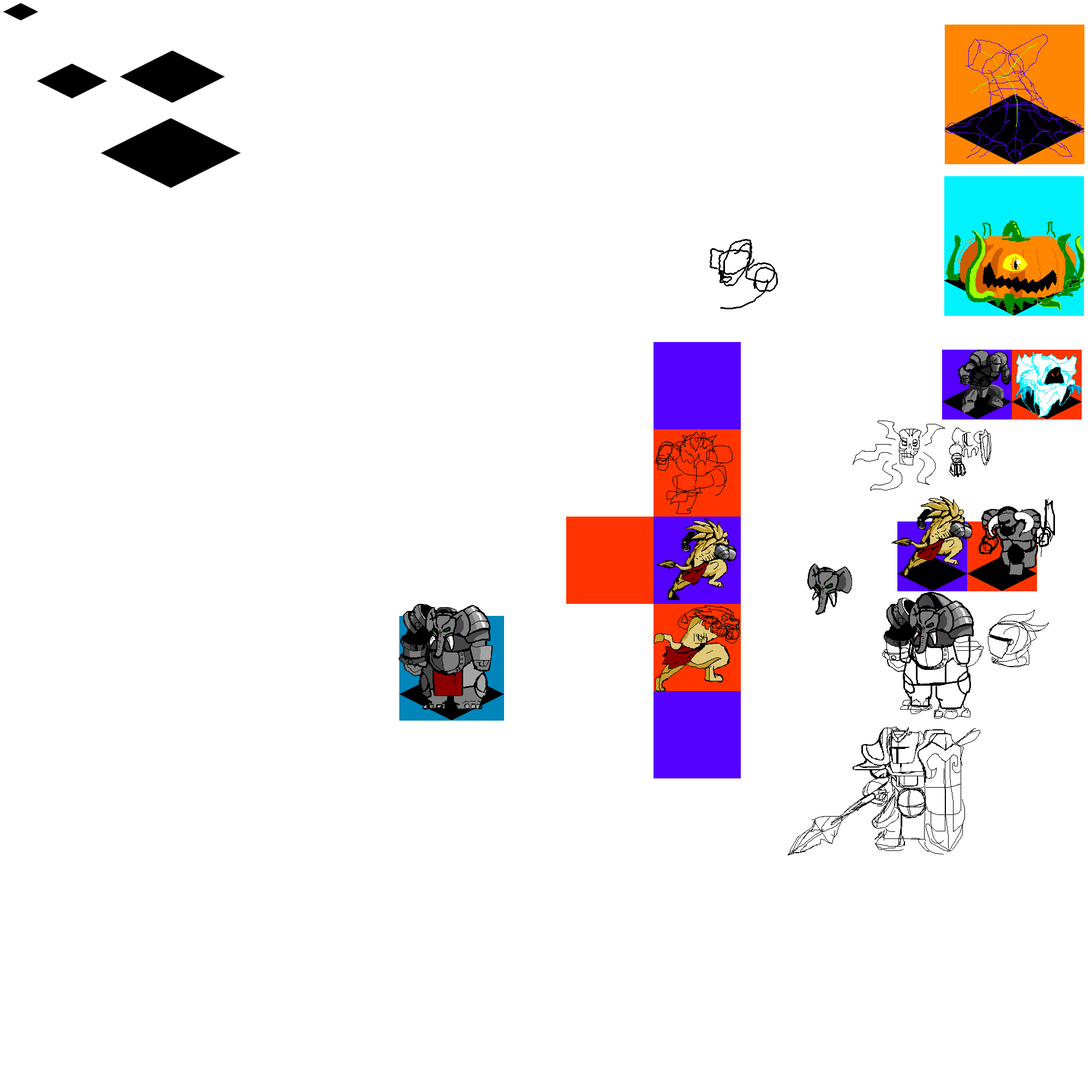
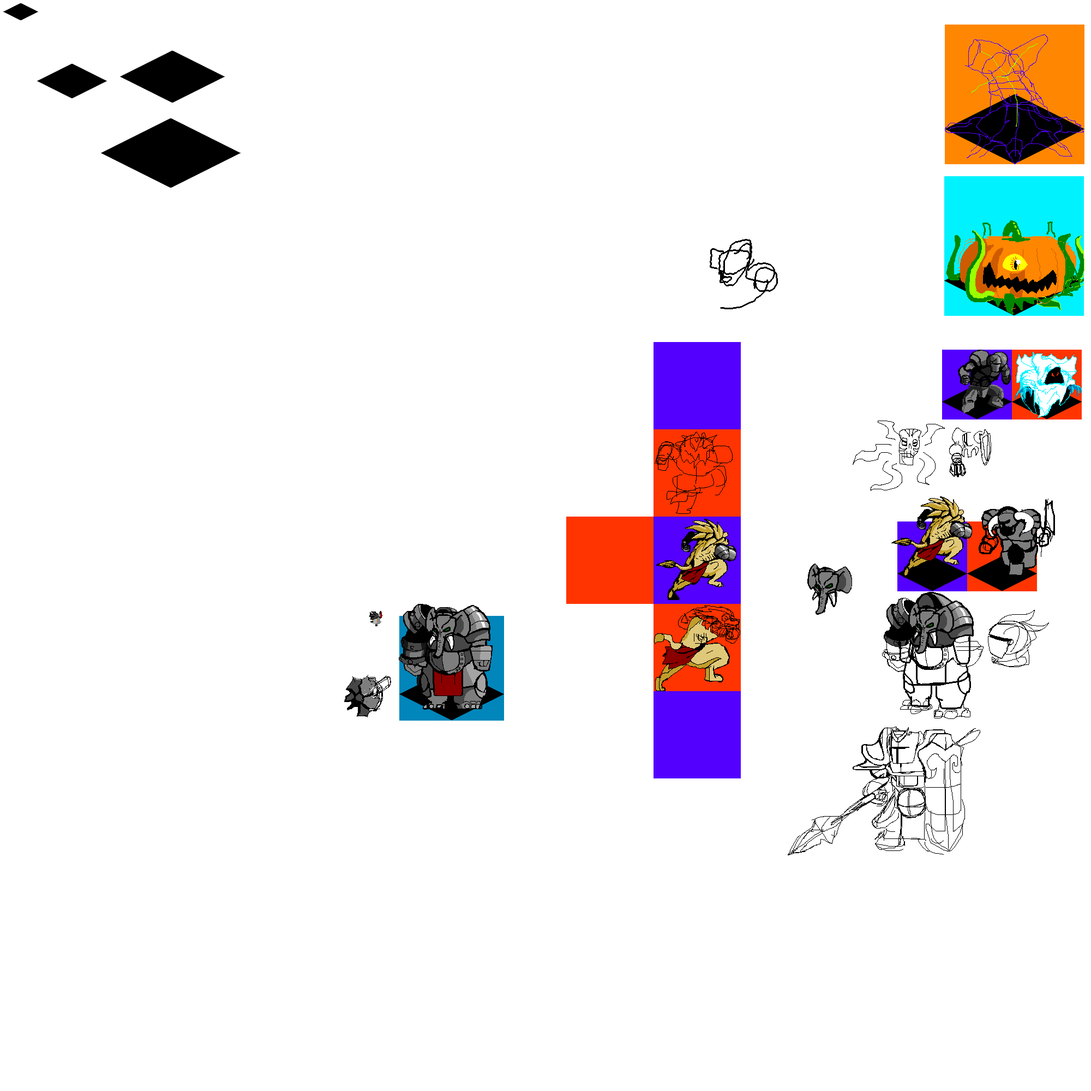
The second w=1091, h=1091 image is a revision of the first. Changes to its layers:
painted on "New Layer" over (344, 611, 492, 718)
